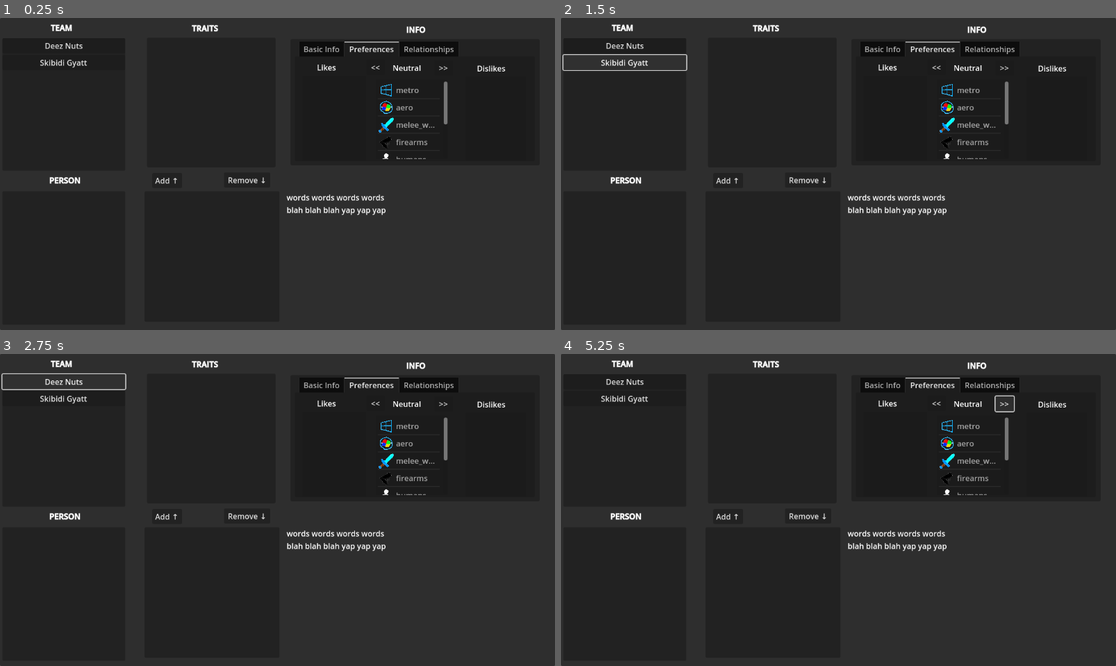
Above: before the commit, frames 1-4 (two rows, left to right).
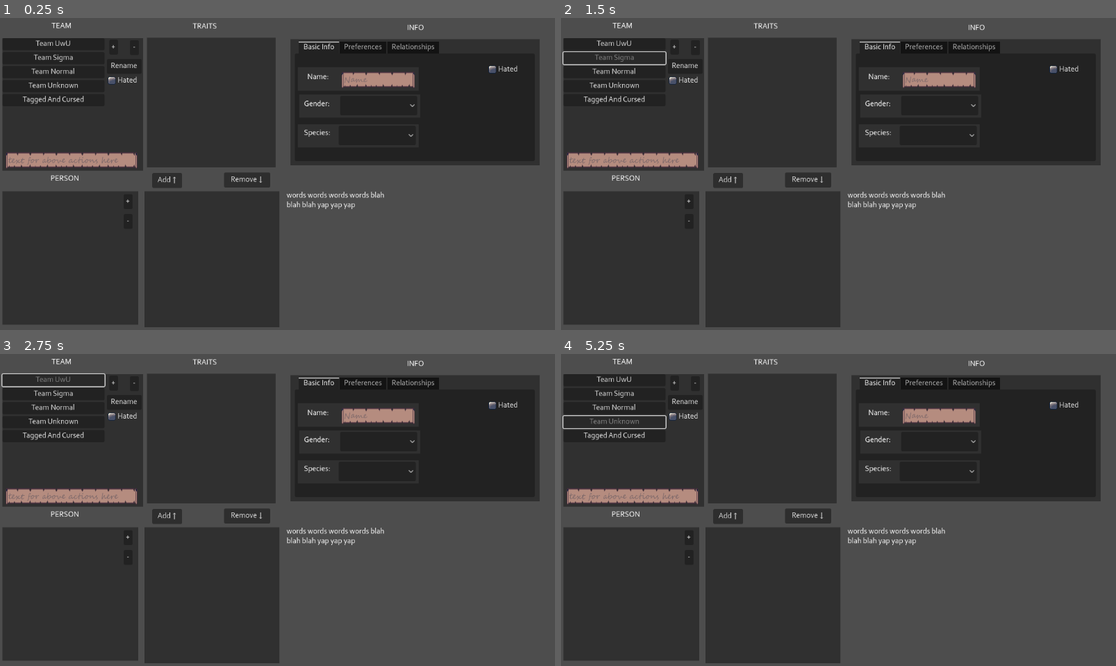
Above: after the commit, the same moments.

Repository: pivinx1/the-progressbar-games
Game: Godot game, scene res://main.tscn
Two runs of this game, one before a commit and one after it. Both use one fixed random seed, a clock stepped at 60 frames per second and the inputs below.
Inputs (mouse positions are in pixels of both pictures, inside the frame that each line leads up to):
- Up to frame 1 (0.25 s): no input
- Up to frame 2 (1.5 s): click (627, 46) at 0.5 s, where only the run before the commit has a clickable "Deez Nuts"; click (616, 58) at 1.25 s, where only the run after the commit has a clickable "Team Sigma"
- Up to frame 3 (2.75 s): click (55, 378) at 2 s, where only the run after the commit has a clickable "Team UwU"
- Up to frame 4 (5.25 s): click (627, 397) at 2.75 s, where only the run before the commit has a clickable "Skibidi Gyatt"; click (938, 403) at 3.5 s, where only the run before the commit has a clickable "<<"; click (616, 422) at 4.25 s, where only the run after the commit has a clickable "Team Unknown"; click (1005, 403) at 5 s, where only the run before the commit has a clickable ">>"

The runs differ from the first frame. In frame 1, 43% of the frame differs, in the area x 0-100%, y 0-100%; in frame 2, 43%; in frame 3, 43%; in frame 4, 43%.

Commit message:
ui design, functional team panel

Diff:
--- /dev/null
+++ b/images/gui/scroll.tres
@@ -0,0 +1,10 @@
+[gd_resource type="StyleBoxTexture" load_steps=2 format=3 uid="uid://dqylt8mdfysdr"]
+
+[ext_resource type="Texture2D" uid="uid://ddykk3c7du7gq" path="res://images/gui/scroll.png" id="1_53phr"]
+
+[resource]
+texture = ExtResource("1_53phr")
+texture_margin_left = 5.0
+texture_margin_right = 5.0
+axis_stretch_horizontal = 1
+region_rect = Rect2(0, 0, 64, 16)
--- a/main.gd
+++ b/main.gd
@@ -1,22 +1,76 @@
 extends Control
 
 var teams = {}
+var people = {}
+var selected_team = "Nil and Void Team"
+@export var team_text_box: LineEdit
 @export var team_box: VBoxContainer
+@export var team_hated_box: CheckBox
 
-func add_team(team: String = "your mom"):
-	teams[team] = {"members" = [], "button" = Button.new()}
-	teams[team]["button"].text = team
-	team_box.add_child(teams[team]["button"])
-	print(teams)
+func has_letters(your_string):
+	var regex = RegEx.new()
+	regex.compile("[a-zA-Z]+")
+	if regex.search(str(your_string)):
+		return true
+	else:
+		return false
 
+func _on_team_btn_pressed(button):
+	selected_team = button.text
+	for btn in team_box.get_children():
+		btn.disabled = false
+		teams[selected_team]["button"].disabled = true
+		team_hated_box.button_pressed = teams[selected_team]["hated"]
+	print(selected_team)
 
+func add_team(team: String = "???", add_button: bool = true):
+	if !has_letters(team):
+		team = "Nil and Void Team"
+	if !teams.has(team):
+		if add_button:
+			teams[team] = {"button" = Button.new(), "hated" = false}
+			teams[team]["button"].text = team
+			teams[team]["button"].pressed.connect(self._on_team_btn_pressed.bind(teams[team]["button"]))
+			team_box.add_child(teams[team]["button"])
+		selected_team = team
+		print(teams)
+	else:
+		printerr("")
 
+func rename_team(team: String = "???", name: String = "Name"):
+	if teams.has(team) and !teams.has(name):
+		add_team(name,false)
+		teams[name] = teams[team].duplicate(true)
+		remove_team(team,false)
+		teams[name]["button"].text = name
+		_on_team_btn_pressed(teams[name]["button"])
 
-# Called when the node enters the scene tree for the first time.
+func remove_team(team: String = "???", remove_button: bool = true):
+	if teams.has(team):
+		if remove_button:
+			teams[team]["button"].queue_free()
+		teams.erase(team)
+		print(teams)
+	else:
+		printerr("Didn't find team " + team)
+
+func _on_team_add_pressed():
+	add_team(team_text_box.text)
+func _on_team_remove_pressed():
+	remove_team(selected_team)
+func _on_team_hated_pressed():
+	if teams.has(selected_team):
+		teams[selected_team]["hated"] = !teams[selected_team]["hated"]
+func _on_team_rename_pressed():
+	rename_team(selected_team,team_text_box.text)
+
 func _ready():
-	add_team("Deez Nuts")
-	add_team("Skibidi Gyatt")
-
+	add_team("Team UwU")
+	add_team("Team Sigma")
+	add_team("Team Normal")
+	add_team("Team Unknown")
+	add_team("Tagged And Cursed")
+	teams["Tagged And Cursed"]["hated"] = true
 
 # Called every frame. 'delta' is the elapsed time since the previous frame.
 func _process(delta):
--- a/main.tscn
+++ b/main.tscn
@@ -1,11 +1,18 @@
-[gd_scene load_steps=14 format=3 uid="uid://cxayalg56lxxq"]
+[gd_scene load_steps=23 format=3 uid="uid://cxayalg56lxxq"]
 
 [ext_resource type="Script" path="res://main.gd" id="1_5i5u5"]
+[ext_resource type="FontFile" uid="uid://dprdbhm75lgy1" path="res://fonts/CORBEL.TTF" id="1_018v7"]
+[ext_resource type="Texture2D" uid="uid://cnpefxdleaf4k" path="res://images/gui/checkbox_checked.png" id="1_107qy"]
+[ext_resource type="Texture2D" uid="uid://7jp26eob8sqq" path="res://images/gui/checkbox_unchecked.png" id="2_dbn2h"]
 [ext_resource type="Texture2D" uid="uid://31saiowboqgh" path="res://images/male.png" id="2_qeaqh"]
+[ext_resource type="Texture2D" uid="uid://dn8b1doe338tv" path="res://images/gui/checkbox_checked_disabled.png" id="2_uw8b1"]
+[ext_resource type="Texture2D" uid="uid://bau5u6lx3pou5" path="res://images/gui/checkbox_disabled.png" id="3_kf3or"]
 [ext_resource type="Texture2D" uid="uid://bqbfuromqryhh" path="res://images/female.png" id="3_yf4do"]
 [ext_resource type="Texture2D" uid="uid://b5w0bttkryivs" path="res://images/idk.png" id="4_mg07t"]
 [ext_resource type="Texture2D" uid="uid://c2gkvgoc4gp16" path="res://images/person.png" id="5_lwbbt"]
+[ext_resource type="FontFile" uid="uid://ih72uldnr01m" path="res://fonts/SEGOESC.TTF" id="5_y57iy"]
 [ext_resource type="Texture2D" uid="uid://bkjmqf5tm7bir" path="res://images/catperson.png" id="6_l56d8"]
+[ext_resource type="StyleBox" uid="uid://dqylt8mdfysdr" path="res://images/gui/scroll.tres" id="6_p0vi2"]
 [ext_resource type="Texture2D" uid="uid://dnnu82chyhdiy" path="res://images/furry.png" id="7_7fwap"]
 [ext_resource type="Texture2D" uid="uid://dgohcvosvnhwf" path="res://images/proto.png" id="8_mwu7c"]
 [ext_resource type="Texture2D" uid="uid://xmxpsjdtfclu" path="res://images/metro_fuck_yeah.png" id="9_d8h0m"]
@@ -13,6 +20,21 @@
 [ext_resource type="Texture2D" uid="uid://cti1n8v1jmei3" path="res://images/diamond_sword.png" id="11_44wdu"]
 [ext_resource type="Texture2D" uid="uid://ckhnaq3ycg7mx" path="res://images/gun.png" id="12_wce2d"]
 
+[sub_resource type="StyleBoxFlat" id="StyleBoxFlat_180d0"]
+bg_color = Color(0.187176, 0.187176, 0.187176, 1)
+
+[sub_resource type="Theme" id="Theme_0ncdl"]
+default_font = ExtResource("1_018v7")
+CheckBox/icons/checked = ExtResource("1_107qy")
+CheckBox/icons/checked_disabled = ExtResource("2_uw8b1")
+CheckBox/icons/unchecked = ExtResource("2_dbn2h")
+CheckBox/icons/unchecked_disabled = ExtResource("3_kf3or")
+LineEdit/colors/font_color = Color(0.0509804, 0.129412, 0.25098, 1)
+LineEdit/colors/font_placeholder_color = Color(0.0509804, 0.129412, 0.25098, 0.32549)
+LineEdit/fonts/font = ExtResource("5_y57iy")
+LineEdit/styles/normal = ExtResource("6_p0vi2")
+Panel/styles/panel = SubResource("StyleBoxFlat_180d0")
+
 [sub_resource type="GDScript" id="GDScript_4jmkf"]
 script/source = "extends OptionButton
 
@@ -27,61 +49,113 @@
 	pass
 "
 
-[node name="Control" type="Control" node_paths=PackedStringArray("team_box")]
+[node name="Control" type="Control" node_paths=PackedStringArray("team_text_box", "team_box", "team_hated_box")]
 layout_mode = 3
 anchors_preset = 15
 anchor_right = 1.0
 anchor_bottom = 1.0
 grow_horizontal = 2
 grow_vertical = 2
+theme = SubResource("Theme_0ncdl")
 script = ExtResource("1_5i5u5")
-team_box = NodePath("Panel/Teams/VBoxContainer")
-
-[node name="Panel" type="Panel" parent="."]
-layout_mode = 1
-anchors_preset = 15
-anchor_right = 1.0
-anchor_bottom = 1.0
-grow_horizontal = 2
-grow_vertical = 2
-
-[node name="Teams" type="Panel" parent="Panel"]
+team_text_box = NodePath("Teams/Text")
+team_box = NodePath("Teams/VBoxContainer")
+team_hated_box = NodePath("Teams/Hated")
+
+[node name="Teams" type="Panel" parent="."]
 layout_mode = 1
 anchors_preset = 9
 anchor_bottom = 1.0
 offset_left = 5.0
 offset_top = 42.0
-offset_right = 260.0
+offset_right = 297.0
 offset_bottom = -331.0
 grow_vertical = 2
 
-[node name="VBoxContainer" type="VBoxContainer" parent="Panel/Teams"]
-layout_mode = 1
-anchors_preset = 15
-anchor_right = 1.0
-anchor_bottom = 1.0
-grow_horizontal = 2
-grow_vertical = 2
-
-[node name="Person" type="Panel" parent="Panel"]
+[node name="VBoxContainer" type="VBoxContainer" parent="Teams"]
+layout_mode = 1
+anchors_preset = 15
+anchor_right = 1.0
+anchor_bottom = 1.0
+offset_right = -80.0
+offset_bottom = -58.0
+grow_horizontal = 2
+grow_vertical = 2
+
+[node name="Add" type="Button" parent="Teams"]
+layout_mode = 0
+offset_left = 222.0
+offset_top = 3.0
+offset_right = 240.0
+offset_bottom = 34.0
+text = "+"
+
+[node name="Remove" type="Button" parent="Teams"]
+layout_mode = 0
+offset_left = 265.0
+offset_top = 4.0
+offset_right = 283.0
+offset_bottom = 35.0
+text = "-"
+
+[node name="Rename" type="Button" parent="Teams"]
+layout_mode = 0
+offset_left = 217.0
+offset_top = 43.0
+offset_right = 289.0
+offset_bottom = 74.0
+text = "Rename"
+
+[node name="Hated" type="CheckBox" parent="Teams"]
+layout_mode = 0
+offset_left = 215.0
+offset_top = 73.0
+offset_right = 290.0
+offset_bottom = 104.0
+text = "Hated"
+
+[node name="Text" type="LineEdit" parent="Teams"]
+layout_mode = 0
+offset_left = 7.0
+offset_top = 237.0
+offset_right = 280.0
+offset_bottom = 268.0
+placeholder_text = "text for above actions here"
+
+[node name="Person" type="Panel" parent="."]
 layout_mode = 1
 anchors_preset = 9
 anchor_bottom = 1.0
 offset_left = 5.0
 offset_top = 360.0
-offset_right = 260.0
+offset_right = 287.0
 offset_bottom = -11.0
 grow_vertical = 2
 
-[node name="VBoxContainer" type="VBoxContainer" parent="Panel/Person"]
-layout_mode = 1
-anchors_preset = 15
-anchor_right = 1.0
-anchor_bottom = 1.0
-grow_horizontal = 2
-grow_vertical = 2
-
-[node name="SelectedTraits" type="Panel" parent="Panel"]
+[node name="VBoxContainer" type="VBoxContainer" parent="Person"]
+layout_mode = 1
+anchors_preset = 15
+anchor_right = 1.0
+anchor_bottom = 1.0
+offset_right = -38.0
+grow_horizontal = 2
+grow_vertical = 2
+
+[node name="Add" type="Button" parent="Person"]
+offset_left = 252.0
+offset_top = 6.0
+offset_right = 270.0
+offset_bottom = 37.0
+text = "+"
+
+[node name="Remove" type="Button" parent="Person"]
+offset_left = 252.0
+offset_top = 47.0
+offset_right = 270.0
+offset_bottom = 78.0
+text = "-"
+
+[node name="SelectedTraits" type="Panel" parent="."]
 layout_mode = 1
 anchors_preset = 9
 anchor_bottom = 1.0
@@ -91,15 +165,15 @@
 offset_bottom = -338.0
 grow_vertical = 2
 
-[node name="VBoxContainer" type="VBoxContainer" parent="Panel/SelectedTraits"]
-layout_mode = 1
-anchors_preset = 15
-anchor_right = 1.0
-anchor_bottom = 1.0
-grow_horizontal = 2
-grow_vertical = 2
-
-[node name="UnselectedTraits" type="Panel" parent="Panel"]
+[node name="VBoxContainer" type="VBoxContainer" parent="SelectedTraits"]
+layout_mode = 1
+anchors_preset = 15
+anchor_right = 1.0
+anchor_bottom = 1.0
+grow_horizontal = 2
+grow_vertical = 2
+
+[node name="UnselectedTraits" type="Panel" parent="."]
 layout_mode = 1
 anchors_preset = 9
 anchor_bottom = 1.0
@@ -108,16 +182,17 @@
 offset_right = 580.0
 offset_bottom = -17.0
 grow_vertical = 2
-
-[node name="VBoxContainer" type="VBoxContainer" parent="Panel/UnselectedTraits"]
-layout_mode = 1
-anchors_preset = 15
-anchor_right = 1.0
-anchor_bottom = 1.0
-grow_horizontal = 2
-grow_vertical = 2
-
-[node name="InfoPanel" type="Panel" parent="Panel"]
+scale = Vector2(1, 1.04046)
+
+[node name="VBoxContainer" type="VBoxContainer" parent="UnselectedTraits"]
+layout_mode = 1
+anchors_preset = 15
+anchor_right = 1.0
+anchor_bottom = 1.0
+grow_horizontal = 2
+grow_vertical = 2
+
+[node name="InfoPanel" type="Panel" parent="."]
 layout_mode = 1
 anchors_preset = 9
 anchor_bottom = 1.0
@@ -127,7 +202,7 @@
 offset_bottom = -342.0
 grow_vertical = 2
 
-[node name="TabContainer" type="TabContainer" parent="Panel/InfoPanel"]
+[node name="TabContainer" type="TabContainer" parent="InfoPanel"]
 layout_mode = 1
 anchors_preset = 15
 anchor_right = 1.0
@@ -138,20 +213,18 @@
 offset_bottom = -9.0
 grow_horizontal = 2
 grow_vertical = 2
-current_tab = 1
-
-[node name="Basic Info" type="Control" parent="Panel/InfoPanel/TabContainer"]
-visible = false
+
+[node name="Basic Info" type="Control" parent="InfoPanel/TabContainer"]
 layout_mode = 2
 
-[node name="NamePanel" type="Panel" parent="Panel/InfoPanel/TabContainer/Basic Info"]
-layout_mode = 0
-offset_left = 132.0
-offset_top = 3.0
-offset_right = 383.0
-offset_bottom = 52.0
-
-[node name="LineEdit" type="LineEdit" parent="Panel/InfoPanel/TabContainer/Basic Info/NamePanel"]
+[node name="NamePanel" type="Panel" parent="InfoPanel/TabContainer/Basic Info"]
+layout_mode = 0
+offset_left = 6.0
+offset_top = 28.0
+offset_right = 257.0
+offset_bottom = 77.0
+
+[node name="LineEdit" type="LineEdit" parent="InfoPanel/TabContainer/Basic Info/NamePanel"]
 layout_mode = 0
 offset_left = 91.0
 offset_top = 10.0
@@ -159,7 +232,7 @@
 offset_bottom = 41.0
 placeholder_text = "Name"
 
-[node name="Label" type="Label" parent="Panel/InfoPanel/TabContainer/Basic Info/NamePanel"]
+[node name="Label" type="Label" parent="InfoPanel/TabContainer/Basic Info/NamePanel"]
 layout_mode = 0
 offset_left = 20.0
 offset_top = 13.0
@@ -167,14 +240,14 @@
 offset_bottom = 40.0
 text = "Name:"
 
-[node name="GenderPanel" type="Panel" parent="Panel/InfoPanel/TabContainer/Basic Info"]
-layout_mode = 0
-offset_left = 127.0
-offset_top = 56.0
-offset_right = 378.0
-offset_bottom = 104.0
-
-[node name="Label" type="Label" parent="Panel/InfoPanel/TabContainer/Basic Info/GenderPanel"]
+[node name="GenderPanel" type="Panel" parent="InfoPanel/TabContainer/Basic Info"]
+layout_mode = 0
+offset_left = 9.0
+offset_top = 85.0
+offset_right = 260.0
+offset_bottom = 133.0
+
+[node name="Label" type="Label" parent="InfoPanel/TabContainer/Basic Info/GenderPanel"]
 layout_mode = 0
 offset_left = 10.0
 offset_top = 12.0
@@ -182,7 +255,7 @@
 offset_bottom = 39.0
 text = "Gender:"
 
-[node name="OptionButton" type="OptionButton" parent="Panel/InfoPanel/TabContainer/Basic Info/GenderPanel"]
+[node name="OptionButton" type="OptionButton" parent="InfoPanel/TabContainer/Basic Info/GenderPanel"]
 layout_mode = 0
 offset_left = 85.0
 offset_top = 3.0
@@ -200,14 +273,14 @@
 popup/item_2/id = 2
 script = SubResource("GDScript_4jmkf")
 
-[node name="SpeciesPanel" type="Panel" parent="Panel/InfoPanel/TabContainer/Basic Info"]
-layout_mode = 0
-offset_left = 130.0
-offset_top = 124.0
-offset_right = 381.0
-offset_bottom = 172.0
-
-[node name="Label" type="Label" parent="Panel/InfoPanel/TabContainer/Basic Info/SpeciesPanel"]
+[node name="SpeciesPanel" type="Panel" parent="InfoPanel/TabContainer/Basic Info"]
+layout_mode = 0
+offset_left = 6.0
+offset_top = 147.0
+offset_right = 257.0
+offset_bottom = 195.0
+
+[node name="Label" type="Label" parent="InfoPanel/TabContainer/Basic Info/SpeciesPanel"]
 layout_mode = 0
 offset_left = 13.0
 offset_top = 10.0
@@ -215,7 +288,7 @@
 offset_bottom = 37.0
 text = "Species:"
 
-[node name="OptionButton" type="OptionButton" parent="Panel/InfoPanel/TabContainer/Basic Info/SpeciesPanel"]
+[node name="OptionButton" type="OptionButton" parent="InfoPanel/TabContainer/Basic Info/SpeciesPanel"]
 layout_mode = 0
 offset_left = 85.0
 offset_top = 3.0
@@ -236,24 +309,34 @@
 popup/item_3/id = 3
 script = SubResource("GDScript_4jmkf")
 
-[node name="Preferences" type="Control" parent="Panel/InfoPanel/TabContainer"]
+[node name="CheckBox" type="CheckBox" parent="InfoPanel/TabContainer/Basic Info"]
+z_index = 4
+layout_mode = 0
+offset_left = 398.0
+offset_top = 18.0
+offset_right = 473.0
+offset_bottom = 49.0
+text = "Hated"
+
+[node name="Preferences" type="Control" parent="InfoPanel/TabContainer"]
+visible = false
 layout_mode = 2
 
-[node name="Likes" type="ItemList" parent="Panel/InfoPanel/TabContainer/Preferences"]
+[node name="Likes" type="ItemList" parent="InfoPanel/TabContainer/Preferences"]
 layout_mode = 0
 offset_left = 16.0
 offset_top = 41.0
 offset_right = 148.0
 offset_bottom = 216.0
 
-[node name="Dislikes" type="ItemList" parent="Panel/InfoPanel/TabContainer/Preferences"]
+[node name="Dislikes" type="ItemList" parent="InfoPanel/TabContainer/Preferences"]
 layout_mode = 0
 offset_left = 355.0
 offset_top = 42.0
 offset_right = 480.0
 offset_bottom = 215.0
 
-[node name="Neutral" type="ItemList" parent="Panel/InfoPanel/TabContainer/Preferences"]
+[node name="Neutral" type="ItemList" parent="InfoPanel/TabContainer/Preferences"]
 offset_left = 168.0
 offset_top = 48.0
 offset_right = 317.0
@@ -276,7 +359,7 @@
 item_7/text = "protogens"
 item_7/icon = ExtResource("8_mwu7c")
 
-[node name="Left" type="Button" parent="Panel/InfoPanel/TabContainer/Preferences"]
+[node name="Left" type="Button" parent="InfoPanel/TabContainer/Preferences"]
 layout_mode = 0
 offset_left = 149.0
 offset_top = 7.0
@@ -284,7 +367,7 @@
 offset_bottom = 38.0
 text = "<<"
 
-[node name="Right" type="Button" parent="Panel/InfoPanel/TabContainer/Preferences"]
+[node name="Right" type="Button" parent="InfoPanel/TabContainer/Preferences"]
 layout_mode = 0
 offset_left = 290.0
 offset_top = 8.0
@@ -292,7 +375,7 @@
 offset_bottom = 39.0
 text = ">>"
 
-[node name="Label" type="Label" parent="Panel/InfoPanel/TabContainer/Preferences"]
+[node name="Label" type="Label" parent="InfoPanel/TabContainer/Preferences"]
 layout_mode = 0
 offset_left = 203.0
 offset_top = 12.0
@@ -300,7 +383,7 @@
 offset_bottom = 35.0
 text = "Neutral"
 
-[node name="Label2" type="Label" parent="Panel/InfoPanel/TabContainer/Preferences"]
+[node name="Label2" type="Label" parent="InfoPanel/TabContainer/Preferences"]
 layout_mode = 0
 offset_left = 46.0
 offset_top = 11.0
@@ -308,7 +391,7 @@
 offset_bottom = 34.0
 text = "Likes"
 
-[node name="Label3" type="Label" parent="Panel/InfoPanel/TabContainer/Preferences"]
+[node name="Label3" type="Label" parent="InfoPanel/TabContainer/Preferences"]
 layout_mode = 0
 offset_left = 378.0
 offset_top = 13.0
@@ -316,11 +399,11 @@
 offset_bottom = 36.0
 text = "Dislikes"
 
-[node name="Relationships" type="Control" parent="Panel/InfoPanel/TabContainer"]
+[node name="Relationships" type="Control" parent="InfoPanel/TabContainer"]
 visible = false
 layout_mode = 2
 
-[node name="TeamText" type="RichTextLabel" parent="Panel"]
+[node name="TeamText" type="RichTextLabel" parent="."]
 layout_mode = 0
 offset_left = 47.0
 offset_top = 9.0
@@ -329,7 +412,7 @@
 bbcode_enabled = true
 text = "[center][b]TEAM[/b][/center]"
 
-[node name="TeamText2" type="RichTextLabel" parent="Panel"]
+[node name="TeamText2" type="RichTextLabel" parent="."]
 layout_mode = 0
 offset_left = 345.0
 offset_top = 10.0
@@ -338,7 +421,7 @@
 bbcode_enabled = true
 text = "[center][b]TRAITS[/b][/center]"
 
-[node name="InfoText" type="RichTextLabel" parent="Panel"]
+[node name="InfoText" type="RichTextLabel" parent="."]
 layout_mode = 0
 offset_left = 782.0
 offset_top = 13.0
@@ -347,7 +430,7 @@
 bbcode_enabled = true
 text = "[center][b]INFO[/b][/center]"
 
-[node name="PersonText" type="RichTextLabel" parent="Panel"]
+[node name="PersonText" type="RichTextLabel" parent="."]
 layout_mode = 0
 offset_left = 54.0
 offset_top = 326.0
@@ -356,7 +439,7 @@
 bbcode_enabled = true
 text = "[center][b]PERSON[/b][/center]"
 
-[node name="AddTrait" type="Button" parent="Panel"]
+[node name="AddTrait" type="Button" parent="."]
 layout_mode = 0
 offset_left = 316.0
 offset_top = 322.0
@@ -364,7 +447,7 @@
 offset_bottom = 353.0
 text = "Add ↑"
 
-[node name="RemoveTrait" type="Button" parent="Panel"]
+[node name="RemoveTrait" type="Button" parent="."]
 layout_mode = 0
 offset_left = 465.0
 offset_top = 321.0
@@ -372,7 +455,7 @@
 offset_bottom = 352.0
 text = "Remove ↓"
 
-[node name="Label" type="Label" parent="Panel"]
+[node name="Label" type="Label" parent="."]
 layout_mode = 0
 offset_left = 595.0
 offset_top = 361.0
@@ -380,3 +463,8 @@
 offset_bottom = 631.0
 text = "words words words words blah blah blah yap yap yap"
 autowrap_mode = 3
+
+[connection signal="pressed" from="Teams/Add" to="." method="_on_team_add_pressed"]
+[connection signal="pressed" from="Teams/Remove" to="." method="_on_team_remove_pressed"]
+[connection signal="pressed" from="Teams/Rename" to="." method="_on_team_rename_pressed"]
+[connection signal="pressed" from="Teams/Hated" to="." method="_on_team_hated_pressed"]
Binary file added: fonts/CORBEL.TTF
Not shown, added: fonts/CORBEL.TTF.import
Binary file added: fonts/CORBELB.TTF
Not shown, added: fonts/CORBELB.TTF.import
Binary file added: fonts/CORBELI.TTF
Not shown, added: fonts/CORBELI.TTF.import
Binary file added: fonts/CORBELL.TTF
Not shown, added: fonts/CORBELL.TTF.import
Binary file added: fonts/CORBELLI.TTF
Not shown, added: fonts/CORBELLI.TTF.import
Binary file added: fonts/CORBELZ.TTF
Not shown, added: fonts/CORBELZ.TTF.import
(and 16 more such lines)
